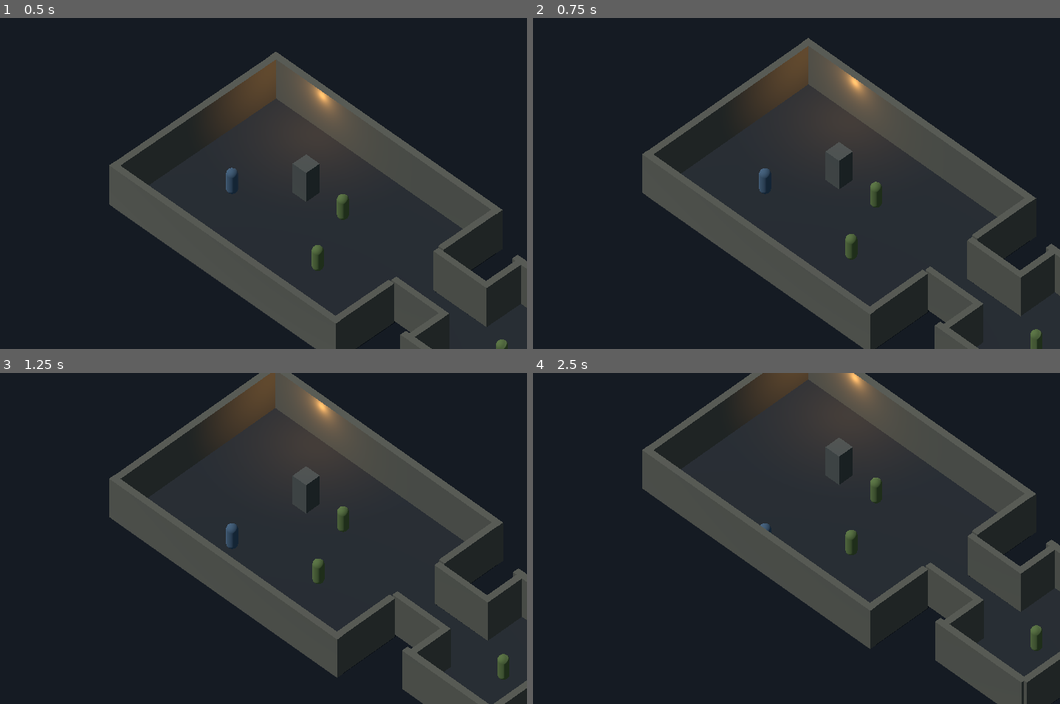
Above: before the commit, frames 1-4 (two rows, left to right).
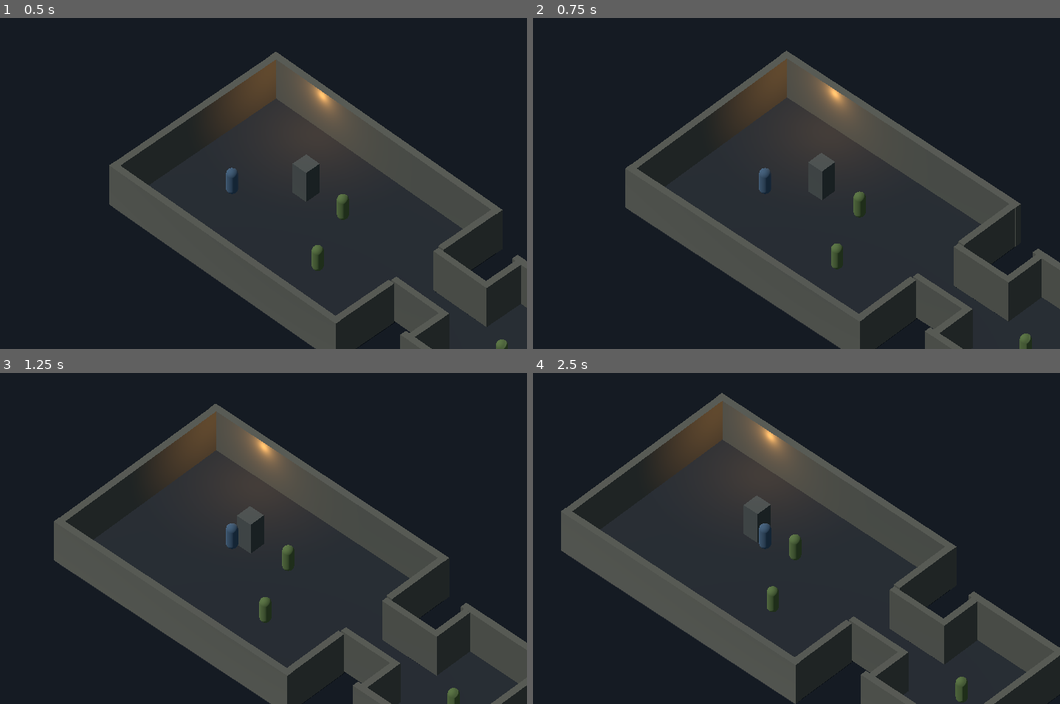
Above: after the commit, the same moments.

Repository: Jonty303/Project-Gauntlands
Game: Godot game, scene res://scenes/experiment_25d.tscn
The game is run twice, just before and just after one commit, with the same random seed, the same clock (stepped at 60 frames per second) and the same inputs. This scene is started directly instead of the project's main scene.
Inputs (mouse positions are in pixels of both pictures, inside the frame that each line leads up to):
- Up to frame 1 (0.5 s): no input
- Up to frame 2 (0.75 s): tap Enter (ui_accept) at 0.5 s; move the mouse to (896, 166) at 0.52 s; hold D (move_right) from 0.53 s (still down); hold Space (attack) from 0.53 s (still down); click (896, 166) at 0.67 s
- Up to frame 3 (1.25 s): keep holding D (move_right); keep holding Space (attack); tap Enter (ui_accept) at 0.77 s
- Up to frame 4 (2.5 s): release D (move_right) at 1.25 s; release Space (attack) at 1.25 s; drag from (648, 555) to (733, 604) at 1.27 s; move the mouse to (822, 465) at 2.02 s; hold D (move_right) from 2.03 s (still down); tap Q (target_previous) at 2.1 s

Frame 1 is identical in both runs. In frame 2, 16% of the frame differs, in the area x 17-100%, y 6-100%; in frame 3, 34%; in frame 4, 39%, in the area x 5-100%, y 0-100%.

Commit message:
Align 2.5D controller movement with orthographic camera orientation

Diff:
--- a/scripts/experiment_25d.gd
+++ b/scripts/experiment_25d.gd
@@ -56,9 +56,14 @@
 
 func _physics_process(delta: float) -> void:
     var direction := Input.get_vector("move_left","move_right","move_up","move_down")
-    var forward := Vector3(1,0,-1).normalized()
-    var right := Vector3(1,0,1).normalized()
-    var motion := (right * direction.x - forward * direction.y).normalized()
+    # Screen-relative movement: derive the ground-plane axes from the camera.
+    var right: Vector3 = camera.global_basis.x
+    var up: Vector3 = -camera.global_basis.z
+    right.y = 0.0
+    up.y = 0.0
+    right = right.normalized()
+    up = up.normalized()
+    var motion: Vector3 = (right * direction.x - up * direction.y).normalized()
     hero.velocity = motion * SPEED
     hero.move_and_slide()
     var target := hero.global_position + Vector3(12,17,12)
